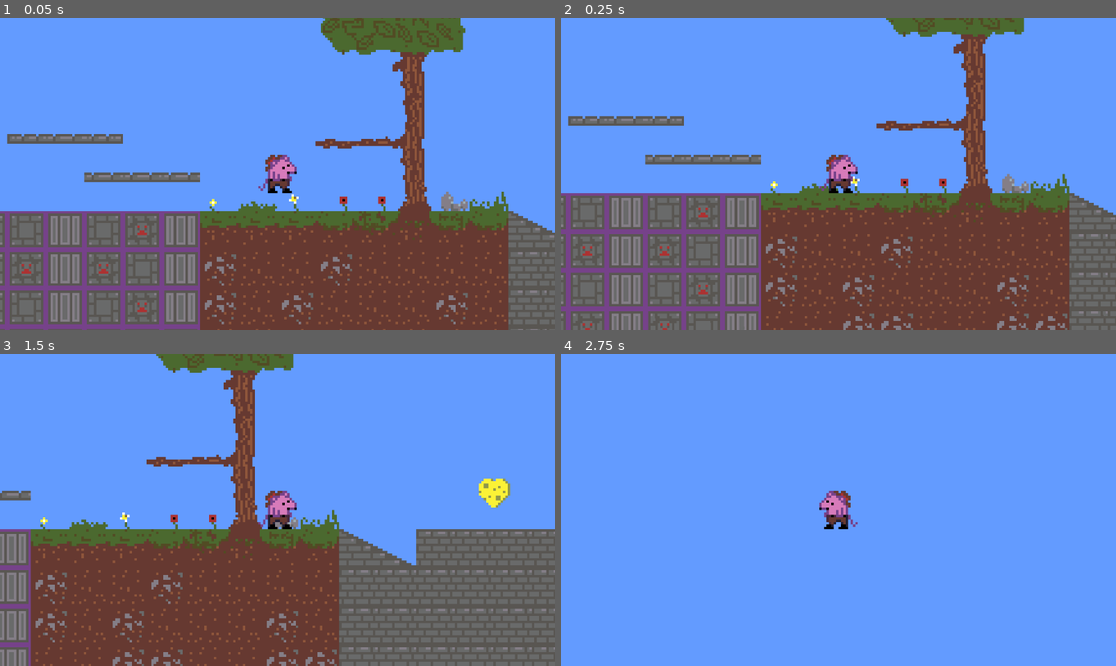
Above: before the commit, frames 1-4 (two rows, left to right).
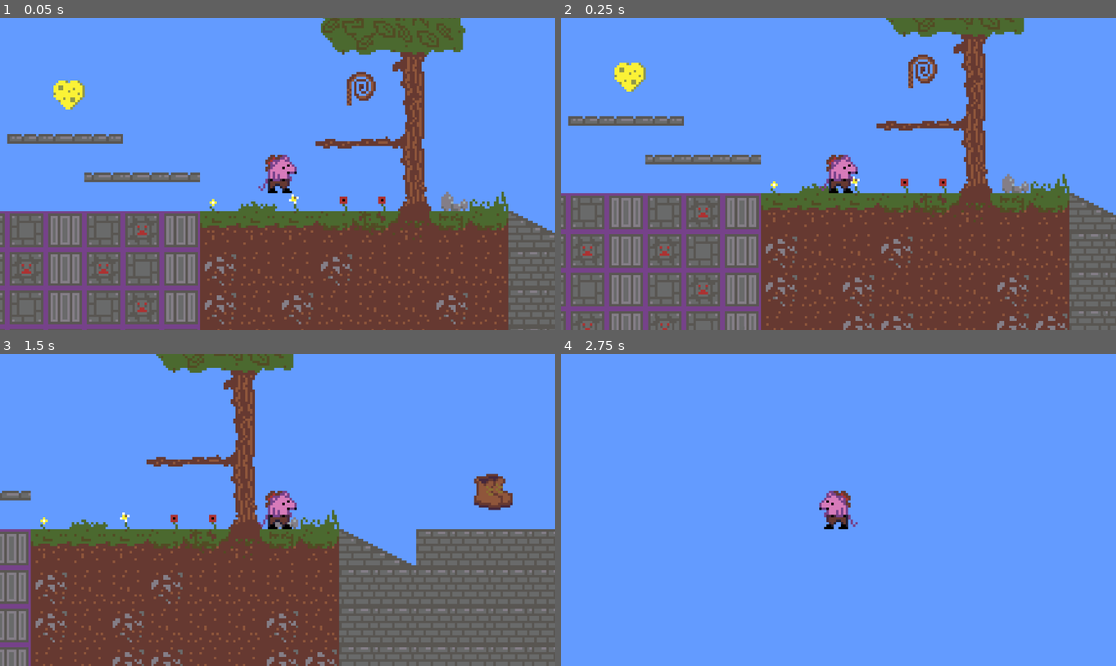
Above: after the commit, the same moments.

Repository: jyee0012/CMPT230-Game
Game: Godot game, scene res://Assets/Scenes/Levels/testlevel.tscn
Two runs of this game, one before a commit and one after it. Both use one fixed random seed, a clock stepped at 60 frames per second and the inputs below.
Inputs:
- Up to frame 1 (0.05 s): no input
- Up to frame 2 (0.25 s): no input
- Up to frame 3 (1.5 s): tap Enter at 0.5 s; hold Space (jump) 0.53-1.28 s; hold Right (right) from 0.53 s (still down); tap Shift (dash) at 1.35 s
- Up to frame 4 (2.75 s): tap Space (jump) at 1.52, 1.55, 1.82 s; release Right (right) at 2.03 s; hold Left (left) from 2.03 s (still down); hold Space (jump) from 2.03 s (still down); tap A (grapple) at 2.1 s

The runs differ from the first frame. In frame 1, 0.7% of the frame differs, in the area x 9-68%, y 17-30%; in frame 2, 0.7%; in frame 3, 0.7%; in frame 4, nothing differs.

Commit message:
Implemented hp and more functional item pick ups

Diff:
--- a/cmpt230-game/Assets/Scenes/Entities/PlayerCam.gd
+++ b/cmpt230-game/Assets/Scenes/Entities/PlayerCam.gd
@@ -7,5 +7,5 @@
 
 
 # Called every frame. 'delta' is the elapsed time since the previous frame.
-func _process(delta: float) -> void:
+func _process(_delta: float) -> void:
 	pass
--- a/cmpt230-game/Assets/Scenes/Levels/GameData.gd
+++ b/cmpt230-game/Assets/Scenes/Levels/GameData.gd
@@ -7,10 +7,12 @@
 @export var JumpsUnlocked = 1
 
 signal dash_collect
-
+signal hp_collect
+signal whip_collect
+signal wing_collect
 
 # Called every frame. 'delta' is the elapsed time since the previous frame.
-func _process(delta: float) -> void:
+func _process(_delta: float) -> void:
 	pass
 
 
@@ -19,8 +21,13 @@
 
 
 func _on_item_health_collected() -> void:
-	print("nice health, but we aint implemented that yet")
+	emit_signal("hp_collect")
+	#print("nice health, but we aint implemented that yet")
 
 
 func _on_item_whip_collected() -> void:
-	print("nice whip, but we aint implemented that yet")
+	emit_signal("whip_collect")
+	#print("nice whip, but we aint implemented that yet")
+
+func _on_item_wing_collected() ->void:
+	emit_signal("wing_collect")
--- a/cmpt230-game/Assets/Scenes/Levels/testlevel.tscn
+++ b/cmpt230-game/Assets/Scenes/Levels/testlevel.tscn
@@ -18,6 +18,7 @@
 
 [node name="Player" parent="." instance=ExtResource("1_u5jyn")]
 z_index = 1
+collision_layer = 3
 floor_constant_speed = true
 floor_snap_length = 9.0
 
@@ -36,6 +37,17 @@
 pitch_scale = 1.5
 bus = &"dash"
 
+[node name="Control" type="Control" parent="Player"]
+layout_mode = 3
+anchors_preset = 0
+offset_right = 40.0
+offset_bottom = 40.0
+
+[node name="Label" type="Label" parent="Player/Control"]
+layout_mode = 0
+offset_right = 40.0
+offset_bottom = 23.0
+
 [node name="Environment" type="Node" parent="."]
 
 [node name="TileMapLayer" parent="Environment" instance=ExtResource("3_52q66")]
@@ -52,9 +64,27 @@
 
 [node name="Item" parent="." instance=ExtResource("7_tmcj8")]
 position = Vector2(1599, 0)
+item = 0
+
+[node name="Item2" parent="." instance=ExtResource("7_tmcj8")]
+position = Vector2(-870, -332)
 item = 2
 
+[node name="Item3" parent="." instance=ExtResource("7_tmcj8")]
+position = Vector2(349, -357)
+
 [connection signal="dash_collect" from="GameData" to="Player" method="_on_game_data_dash_collect"]
+[connection signal="hp_collect" from="GameData" to="Player" method="_on_game_data_hp_collect"]
+[connection signal="whip_collect" from="GameData" to="Player" method="_on_game_data_whip_collect"]
+[connection signal="wing_collect" from="GameData" to="Player" method="_on_game_data_wing_collect"]
 [connection signal="boot_collected" from="Item" to="GameData" method="_on_item_boot_collected"]
 [connection signal="health_collected" from="Item" to="GameData" method="_on_item_health_collected"]
 [connection signal="whip_collected" from="Item" to="GameData" method="_on_item_whip_collected"]
+[connection signal="boot_collected" from="Item2" to="GameData" method="_on_item_boot_collected"]
+[connection signal="health_collected" from="Item2" to="GameData" method="_on_item_health_collected"]
+[connection signal="whip_collected" from="Item2" to="GameData" method="_on_item_whip_collected"]
+[connection signal="wing_collected" from="Item2" to="GameData" method="_on_item_wing_collected"]
+[connection signal="boot_collected" from="Item3" to="GameData" method="_on_item_boot_collected"]
+[connection signal="health_collected" from="Item3" to="GameData" method="_on_item_health_collected"]
+[connection signal="whip_collected" from="Item3" to="GameData" method="_on_item_whip_collected"]
+[connection signal="wing_collected" from="Item3" to="GameData" method="_on_item_wing_collected"]
--- a/cmpt230-game/Assets/Scripts/DMovement.gd
+++ b/cmpt230-game/Assets/Scripts/DMovement.gd
@@ -18,9 +18,14 @@
 var coyote = false
 var timesJumped = 0
 var timesDashed = 0
-@export var hasGrapple = true
+@export var hasGrapple = false
 @export var grappleSpeed = 200
 var startPos
+var hp
+var maxHp = 5
+@export var canAttack = false
+@export var attackRange = 500
+@export var attackDmg = 1
 
 func _ready() -> void:
 	state = playerState.Idle
@@ -28,9 +33,10 @@
 	WalljumpUnlocked = true
 	$Sounds/Walking.play()
 	startPos = position
+	hp = maxHp
 
 # Called every frame. 'delta' is the elapsed time since the previous frame.
-func _process(delta: float) -> void:
+func _process(_delta: float) -> void:
 	pass
 
 func _physics_process(delta: float) -> void:
@@ -107,8 +113,8 @@
 		coyote = false
 		velocity.y = -jumpPow
 		#print(velocity.y)
-	if not Input.is_action_pressed("jump") and velocity.y < -(jumpPow/2):
-		velocity.y = -(jumpPow/2)
+	if not Input.is_action_pressed("jump") and velocity.y < -(jumpPow/2.0):
+		velocity.y = -(jumpPow/2.0)
 
 func canJump() -> bool:
 	return is_on_floor() or doubleJump() or coyote
@@ -194,3 +200,20 @@
 
 func _on_game_data_dash_collect() -> void:
 	maxDashes += 1
+func _on_game_data_hp_collect() -> void:
+	playerUpdateHp()
+func _on_game_data_wing_collect() -> void:
+	maxJumps += 1
+func _on_game_data_whip_collect() -> void:
+	canAttack = true
+	hasGrapple = true
+	print("can attack")
+func playerUpdateHp(n:int = 1) -> void:
+	print("hp update:", hp)
+	hp += n
+	if (hp > maxHp):
+		hp = maxHp
+	if (hp <= 0):
+		deathHandle()
+func playerResetHp() -> void:
+	hp = maxHp
--- a/cmpt230-game/Assets/Scripts/item.gd
+++ b/cmpt230-game/Assets/Scripts/item.gd
@@ -3,8 +3,9 @@
 signal boot_collected
 signal whip_collected
 signal health_collected
+signal wing_collected
 
-enum type {boot, whip, health}
+enum type {boot, whip, health, wing}
 
 @export var item: type
 
@@ -18,6 +19,8 @@
 			sprite.texture = load("res://Assets/Sprites/Items/whip.png")
 		type.health:
 			sprite.texture = load("res://Assets/Sprites/Items/cheeseheart.png")
+		type.wing:
+			sprite.texture = load("res://Assets/Sprites/Items/boot.png")
 
 func _on_area_2d_area_entered(area: Area2D) -> void:
 	match item:
@@ -27,5 +30,7 @@
 			emit_signal("whip_collected")
 		type.health:
 			emit_signal("health_collected")
+		type.wing:
+			emit_signal("wing_collected")
 
 	queue_free()
--- a/cmpt230-game/project.godot
+++ b/cmpt230-game/project.godot
@@ -74,6 +74,13 @@
 ]
 }
 
+[layer_names]
+
+2d_physics/layer_1="World"
+2d_physics/layer_2="player"
+2d_physics/layer_3="item"
+2d_physics/layer_4="enemy"
+
 [rendering]
 
 textures/canvas_textures/default_texture_filter=0
